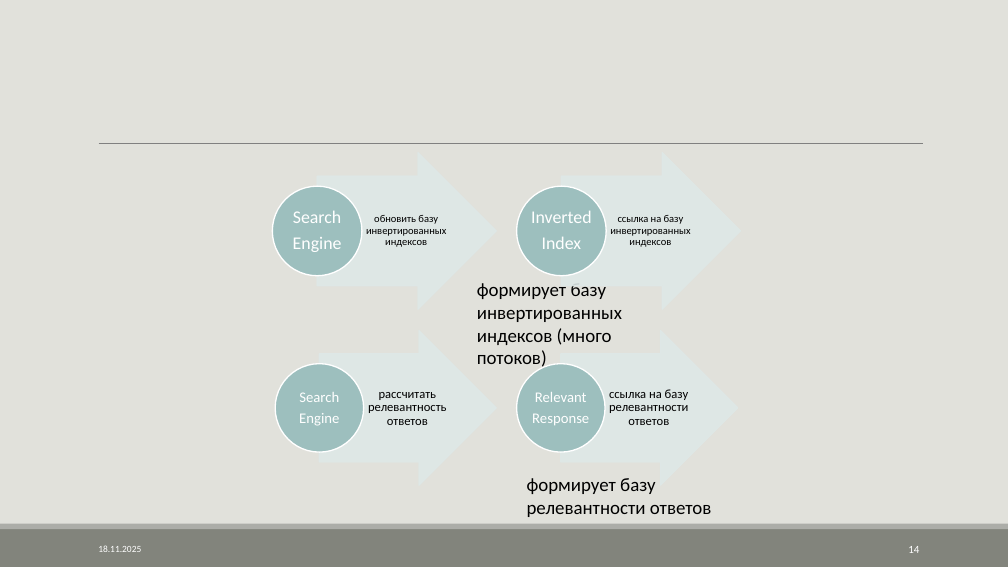
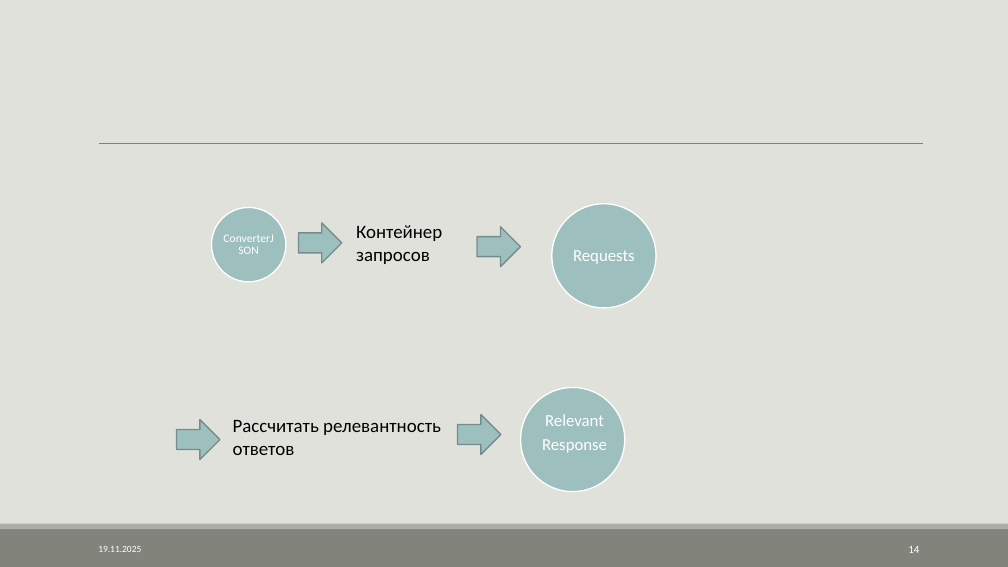
Before and after one commit to AVKazmirchuk/SearchEngine, a slide deck: slide 14 of presentation/защита.pptx. Drawn at 1008x567 pixels with LibreOffice and Linux fonts; fonts in the diff are those of the drawing. Boxes give left, top, right and bottom in pixels: in the first picture for what was removed or moved away, otherwise in the second. Text is boxed around its words. In the diff, an @@ line names an element or a change of style, - is before the commit and + after.

Commit message:
update presentation

```diff
--- a/presentation/защита.pptx
+++ b/presentation/защита.pptx
@@ ellipse: place and size @@
-ellipse at bbox=[272, 186, 362, 276]
+ellipse at bbox=[212, 207, 286, 281]
@@ ellipse: place and size @@
-ellipse at bbox=[516, 186, 606, 276]
+ellipse at bbox=[552, 204, 656, 309]
@@ text added at bbox=[222, 219, 275, 271], 11 pt, text #FFFFFF @@
+ConverterJSON
@@ right arrow added at bbox=[299, 223, 342, 263], fill #9DBFBE, outline #748D8D 1.25 pt @@
@@ text added at bbox=[356, 225, 442, 264], 18 pt, text #000000 @@
+Контейнер
+запросов
@@ right arrow added at bbox=[477, 227, 520, 267], fill #9DBFBE, outline #748D8D 1.25 pt @@
@@ group removed at bbox=[293, 153, 741, 309]: 4 texts, 2 right arrows @@
-обновить базу инвертированных индексов
-Search
-Engine
-ссылка на базу инвертированных индексов
-Inverted
-Index
@@ text added at bbox=[573, 250, 635, 264], 16 pt, text #FFFFFF @@
+Requests
@@ text removed at bbox=[477, 283, 622, 370] @@
-формирует базу инвертированных индексов (много потоков)
@@ ellipse: place and size @@
-ellipse at bbox=[516, 364, 605, 452]
+ellipse at bbox=[521, 388, 625, 492]
@@ group removed at bbox=[275, 330, 738, 485]: 2 right arrows, 2 texts, 1 ellipse @@
-Search
-Engine
-ссылка на базу релевантности ответов
@@ text "Рассчитать релевантность" at bbox=[233, 420, 441, 455]: vertical alignment middle to top @@
@@ right arrow added at bbox=[457, 414, 501, 454], fill #9DBFBE, outline #748D8D 1.25 pt @@
@@ text "Relevant": place and size @@
-text "Relevant" at bbox=[532, 392, 589, 425]
+text "Relevant" at bbox=[542, 414, 607, 453]
@@ text "Relevant" at bbox=[542, 414, 607, 453]: size 14 to 16 pt @@
@@ right arrow added at bbox=[177, 420, 220, 460], fill #9DBFBE, outline #748D8D 1.25 pt @@
@@ text at bbox=[233, 420, 441, 455]: text changed; size 12 to 18 pt @@
-рассчитать релевантность ответов
+Рассчитать релевантность
+ответов
@@ text removed at bbox=[527, 478, 712, 517] @@
-формирует базу релевантности ответов
```
Also in this commit, not shown: 20 other slides changed, 5 other files.
